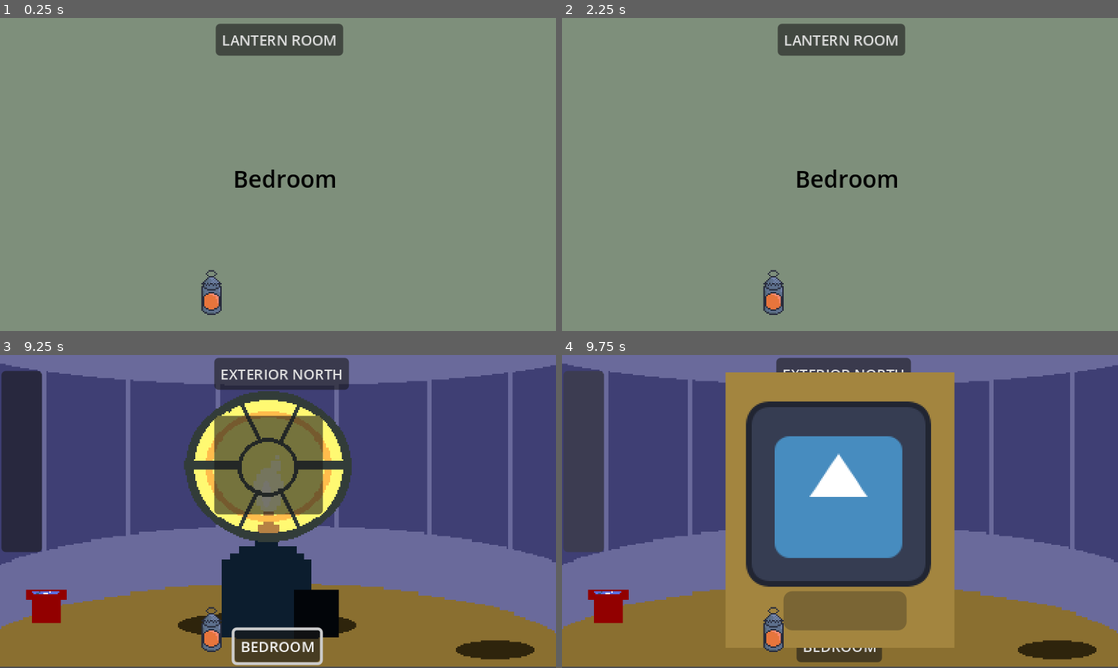
Above: before the commit, frames 1-4 (two rows, left to right).
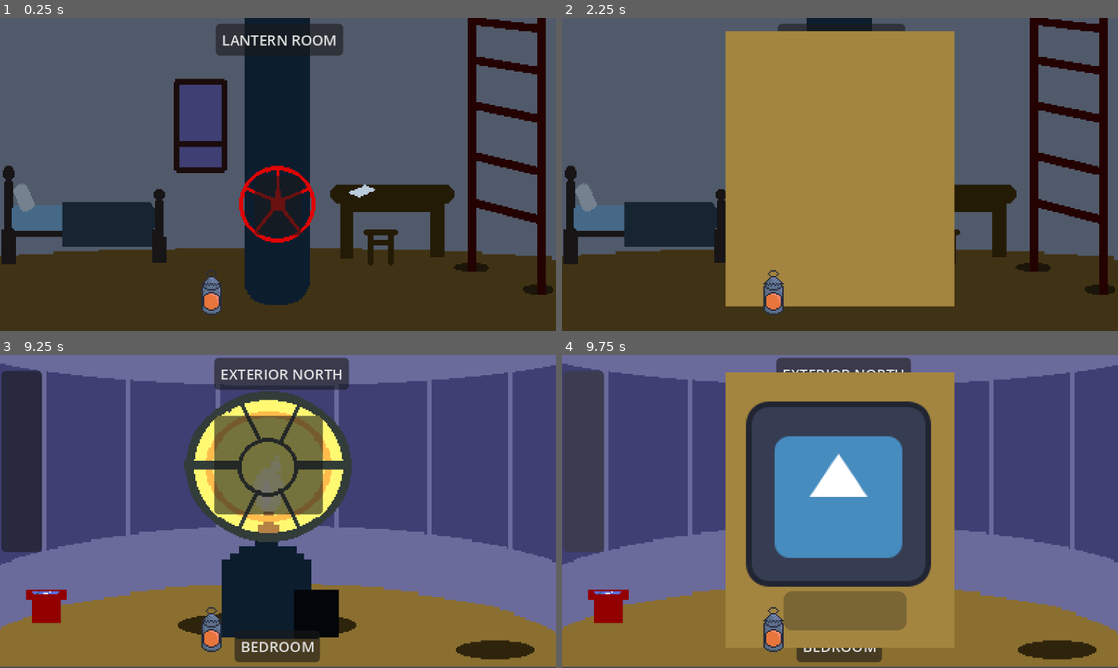
Above: after the commit, the same moments.

Repository: DerangedPalmito/Gamejam-Plus-26
Game: Godot game, scene res://scenes/Rooms/Devroom.tscn
Two runs of this game, one before a commit and one after it. Both use one fixed random seed, a clock stepped at 60 frames per second and the inputs below. The engine's default icon, where the game draws it, is replaced by a stand-in: a white triangle on a blue panel in a dark square.
Inputs (mouse positions are in pixels of both pictures, inside the frame that each line leads up to):
- Up to frame 1 (0.25 s): no input
- Up to frame 2 (2.25 s): click "LANTERN ROOM" at 0.5 s; click "BEDROOM" at 1.25 s; click (840, 205) at 2.02 s
- Up to frame 3 (9.25 s): tap Enter at 2.75, 4.25, 5.75 s; move the mouse to (400, 495) at 2.77 s; hold Right (ui_right) 2.78-3.5 s; click (400, 495) at 2.92 s; tap Space at 3.5, 5, 6.5 s; drag from (166, 527) to (400, 495) at 3.52 s; move the mouse to (333, 442) at 4.27 s; hold Right (ui_right) 4.28-5 s; click (333, 442) at 4.42 s; drag from (250, 574) to (111, 464) at 5.02 s; move the mouse to (444, 558) at 5.77 s; hold Left (ui_left) 5.78-6.5 s; click (444, 558) at 5.92 s; drag from (111, 464) to (444, 558) at 6.52 s; move the mouse to (305, 511) at 7.27 s; hold Down (ui_down) 7.28-8 s; click (305, 511) at 7.42 s; drag from (194, 433) to (166, 527) at 8.02 s; move the mouse to (400, 495) at 8.77 s; hold Up (ui_up) from 8.78 s (still down); click (400, 495) at 8.92 s
- Up to frame 4 (9.75 s): release Up (ui_up) at 9.5 s; click (584, 461) at 9.5 s

The runs differ from the first frame. In frame 1, 98% of the frame differs, in the area x 0-100%, y 0-100%; in frame 2, 99%; in frame 3, 0.5%; in frame 4, nothing differs.

Commit message:
feat: refeito as alterações de forma limpa

Diff:
--- a/scenes/Rooms/Devroom.tscn
+++ b/scenes/Rooms/Devroom.tscn
@@ -11,8 +11,11 @@
 [ext_resource type="Script" uid="uid://dklcalsk41kh5" path="res://scripts/Tasks/CleaningWindow/CleaningWindowTask.gd" id="8_myhuw"]
 [ext_resource type="Texture2D" uid="uid://co2qj3a0haj0e" path="res://icon.svg" id="9_xgmbl"]
 [ext_resource type="Texture2D" uid="uid://4aivai1bwkds" path="res://assets/Lantern GUI.png" id="11_dj1t2"]
+[ext_resource type="Script" uid="uid://ctwpffx3wt3vs" path="res://scripts/Tasks/CleaningGlassTask/CleaningGlassTask.gd" id="11_s74vj"]
 [ext_resource type="Texture2D" uid="uid://b77cnpk5uae4b" path="res://assets/LanternOn GUI.png" id="12_0ibmk"]
+[ext_resource type="Texture2D" uid="uid://xnjbveid27gu" path="res://assets/sprites/Rooms/Bedroom/Bedroom.png" id="12_k3oqt"]
 [ext_resource type="Script" uid="uid://ms6ua2drjd7f" path="res://scripts/lantern.gd" id="13_eb0sy"]
+[ext_resource type="Script" uid="uid://djyeh5ks8uyqn" path="res://scripts/Tasks/OpenValveTask/OpenValveTask.gd" id="13_ktxcu"]
 [ext_resource type="Script" uid="uid://bjcncmm7wk8iv" path="res://scripts/hallucination.gd" id="14_7q58c"]
 
 [sub_resource type="Gradient" id="Gradient_ktfow"]
@@ -236,7 +239,6 @@
 offset_bottom = -188.0
 
 [node name="CleaningWindowTask" type="Control" parent="Rooms/LanternRoom" unique_id=5248908]
-visible = false
 layout_mode = 3
 anchors_preset = 0
 script = ExtResource("8_myhuw")
@@ -281,53 +283,88 @@
 position = Vector2(0, -216)
 
 [node name="CleaningGlassTask" type="Control" parent="Rooms/LanternRoom" unique_id=2048878027]
+layout_mode = 3
+anchors_preset = 0
+offset_right = 40.0
+offset_bottom = 40.0
+script = ExtResource("11_s74vj")
+
+[node name="Fundo2" type="ColorRect" parent="Rooms/LanternRoom/CleaningGlassTask" unique_id=974194799]
+z_index = 1
+layout_mode = 0
+offset_left = -79.0
+offset_top = -312.0
+offset_right = 79.0
+offset_bottom = -122.0
+color = Color(0.87345153, 0.0005072981, 0.853504, 1)
+
+[node name="Area2D" type="Area2D" parent="Rooms/LanternRoom/CleaningGlassTask/Fundo2" unique_id=864776816]
+z_index = 1
+
+[node name="CollisionShape2D" type="CollisionShape2D" parent="Rooms/LanternRoom/CleaningGlassTask/Fundo2/Area2D" unique_id=478835406]
+z_index = 2
+position = Vector2(79.5, 83)
+shape = SubResource("RectangleShape2D_caeip")
+
+[node name="DirtyOverlay" type="TextureRect" parent="Rooms/LanternRoom/CleaningGlassTask" unique_id=2858987]
+z_index = 1
+layout_mode = 0
+offset_left = -65.0
+offset_top = -288.0
+offset_right = 63.0
+offset_bottom = -160.0
+texture = ExtResource("9_xgmbl")
+
+[node name="ProgressBar" type="ProgressBar" parent="Rooms/LanternRoom/CleaningGlassTask" unique_id=286171853]
+z_index = 1
+layout_mode = 0
+offset_left = -69.0
+offset_top = -152.0
+offset_right = 72.0
+offset_bottom = -125.0
+show_percentage = false
+
+[node name="CleaningGlassTask1" type="Button" parent="Rooms/LanternRoom" unique_id=1370081779]
+offset_left = -44.0
+offset_top = -282.0
+offset_right = 31.0
+offset_bottom = -214.0
+
+[node name="Bedroom" type="Node2D" parent="Rooms" unique_id=1237759687]
+script = ExtResource("1_6a4om")
+
+[node name="Background" type="Sprite2D" parent="Rooms/Bedroom" unique_id=1955479987]
+texture = ExtResource("12_k3oqt")
+
+[node name="OpenValveTask" type="Control" parent="Rooms/Bedroom" unique_id=1653108030]
 visible = false
 layout_mode = 3
 anchors_preset = 0
 offset_right = 40.0
 offset_bottom = 40.0
-
-[node name="Fundo" type="ColorRect" parent="Rooms/LanternRoom/CleaningGlassTask" unique_id=974194799]
+script = ExtResource("13_ktxcu")
+
+[node name="Fundo" type="ColorRect" parent="Rooms/Bedroom/OpenValveTask" unique_id=1014047659]
 z_index = 1
 layout_mode = 0
 offset_left = -79.0
-offset_top = -312.0
+offset_top = -99.0
 offset_right = 79.0
-offset_bottom = -122.0
+offset_bottom = 91.0
 color = Color(0.63800716, 0.5222067, 0.24833402, 1)
 
-[node name="Area2D" type="Area2D" parent="Rooms/LanternRoom/CleaningGlassTask/Fundo" unique_id=864776816]
-z_index = 1
-
-[node name="CollisionShape2D" type="CollisionShape2D" parent="Rooms/LanternRoom/CleaningGlassTask/Fundo/Area2D" unique_id=478835406]
+[node name="Area2D" type="Area2D" parent="Rooms/Bedroom/OpenValveTask/Fundo" unique_id=836691586]
+z_index = 1
+
+[node name="CollisionShape2D" type="CollisionShape2D" parent="Rooms/Bedroom/OpenValveTask/Fundo/Area2D" unique_id=834612505]
 z_index = 2
 position = Vector2(79.5, 83)
 shape = SubResource("RectangleShape2D_caeip")
 
-[node name="CleaningGlassTask1" type="Button" parent="Rooms/LanternRoom" unique_id=1370081779]
-offset_left = -44.0
-offset_top = -282.0
-offset_right = 31.0
-offset_bottom = -214.0
-
-[node name="Bedroom" type="Node2D" parent="Rooms" unique_id=1237759687]
-script = ExtResource("1_6a4om")
-
-[node name="Bedroom" type="ColorRect" parent="Rooms/Bedroom" unique_id=90638975]
-offset_left = -192.0
-offset_top = -108.0
-offset_right = 192.0
-offset_bottom = 108.0
-color = Color(0.49594545, 0.5590279, 0.4825552, 1)
-
-[node name="Label" type="Label" parent="Rooms/Bedroom/Bedroom" unique_id=1814223750]
-layout_mode = 0
-offset_left = 161.0
-offset_top = 99.0
-offset_right = 267.0
-offset_bottom = 122.0
-theme_override_colors/font_color = Color(0, 0, 0, 1)
-text = "Bedroom"
+[node name="TextureProgressBar" type="TextureProgressBar" parent="Rooms/Bedroom/OpenValveTask" unique_id=178312567]
+layout_mode = 0
+offset_right = 40.0
+offset_bottom = 40.0
 
 [node name="LanternRoom" type="Button" parent="Rooms/Bedroom" unique_id=446857915]
 offset_left = -43.0
@@ -338,6 +375,12 @@
 text = "LANTERN ROOM"
 
 [node name="BedroomAnchor" type="Marker2D" parent="Rooms/Bedroom" unique_id=1238267417]
+
+[node name="OpenValveTaskButton" type="Button" parent="Rooms/Bedroom" unique_id=2138966287]
+offset_left = -16.0
+offset_top = 1.0
+offset_right = 16.0
+offset_bottom = 42.0
 
 [node name="Node2D" type="Node2D" parent="." unique_id=1358985023]
 
@@ -386,5 +429,7 @@
 [connection signal="pressed" from="Rooms/LanternRoom/ExteriorN" to="Rooms/LanternRoom" method="_on_exterior_n_pressed"]
 [connection signal="pressed" from="Rooms/LanternRoom/Bedroom" to="Rooms/LanternRoom" method="_on_bedroom_pressed"]
 [connection signal="pressed" from="Rooms/LanternRoom/CleaningWindowTask1" to="Rooms/LanternRoom" method="_on_cleaning_window_task_1_pressed"]
-[connection signal="pressed" from="Rooms/Bedroom/LanternRoom" to="Rooms/Bedroom" method="_on_button_pressed"]
+[connection signal="pressed" from="Rooms/LanternRoom/CleaningGlassTask1" to="Rooms/LanternRoom" method="_on_cleaning_glass_task_1_pressed"]
+[connection signal="pressed" from="Rooms/Bedroom/LanternRoom" to="Rooms/Bedroom" method="_on_lantern_room_pressed"]
+[connection signal="pressed" from="Rooms/Bedroom/OpenValveTaskButton" to="Rooms/Bedroom" method="_on_open_valve_task_button_pressed"]
 [connection signal="toggled" from="UI/CanvasLayer/TextureButton" to="Lantern" method="_on_texture_button_toggled"]
--- a/scripts/Rooms/Bedroom.gd
+++ b/scripts/Rooms/Bedroom.gd
@@ -1,14 +1,19 @@
 class_name Bedroom
 extends Node2D
-@onready var screen_fade: ColorRect = $"../../UI/ScreenFade"
 @onready var game_camera: Camera2D = $"../../GameCamera"
+@onready var fundo: ColorRect = $OpenValveTask/Fundo
 
 func _ready() -> void:
-	pass
+	fundo.hide()
 
 func _process(delta: float) -> void:
 	pass
 
-func _on_button_pressed() -> void:
-	#game_camera.global_position = Vector2(1280, 720)
+func _on_open_valve_task_button_pressed() -> void:
+	var task_popup = $OpenValveTask
+	task_popup.visible = true
+	task_popup.is_task_active = true
+	fundo.show()
+
+func _on_lantern_room_pressed() -> void:
 	game_camera.global_position = $"../LanternRoom/LanternRoomAnchor".global_position
--- a/scripts/Rooms/LanternRoom.gd
+++ b/scripts/Rooms/LanternRoom.gd
@@ -1,12 +1,14 @@
 class_name LanternRoom
 extends Node2D
 @onready var game_camera: Camera2D = $"../../GameCamera"
+@onready var fundo_2: ColorRect = $CleaningGlassTask/Fundo2
 @onready var fundo: ColorRect = $CleaningWindowTask/Fundo
-@onready var bedroom: Button = $Bedroom
 @onready var cleaning_window_task: Control = $CleaningWindowTask
+@onready var cleaning_glass_task: Control = $CleaningGlassTask
 
 func _ready() -> void:
 	fundo.hide()
+	fundo_2.hide()
 func _process(delta: float) -> void:
 	pass
 
@@ -21,4 +23,9 @@
 	task_popup.visible = true
 	task_popup.is_task_active = true
 	fundo.show()
-	bedroom.disabled
+
+func _on_cleaning_glass_task_1_pressed() -> void:
+	var task_popup = $CleaningGlassTask
+	task_popup.visible = true
+	task_popup.is_task_active = true
+	fundo_2.show()
--- /dev/null
+++ b/scripts/Tasks/CleaningGlassTask/CleaningGlassTask.gd
@@ -0,0 +1,58 @@
+extends Control
+
+signal task_finished
+
+var current_progress: float = 0.0
+var is_task_active: bool = false
+var is_cleaning: bool = false
+@export var cleaning_speed: float = 1.5
+@onready var dirty_overlay: TextureRect = $DirtyOverlay
+@onready var progress_bar: ProgressBar = $ProgressBar
+
+func _ready() -> void:
+	visible = false
+	dirty_overlay.modulate.a = 1.0
+	if progress_bar:
+		progress_bar.value = 0.0
+
+func _unhandled_input(event: InputEvent) -> void:
+	if not visible or not is_task_active:
+		return
+
+	if event is InputEventMouseButton and event.button_index == MOUSE_BUTTON_LEFT:
+		is_cleaning = event.pressed
+
+	if is_cleaning and event is InputEventMouseMotion:
+		add_progress(event.relative.length() * cleaning_speed * 0.05)
+
+func add_progress(amount: float) -> void:
+	if current_progress >= 100.0:
+		return
+
+	current_progress += amount
+	current_progress = clamp(current_progress, 0.0, 100.0)
+
+	if progress_bar:
+		progress_bar.value = current_progress
+
+	dirty_overlay.modulate.a = 1.0 - (current_progress / 100.0)
+
+	if current_progress >= 100.0:
+		finish_task()
+
+func start_task() -> void:
+	current_progress = 0.0
+	is_cleaning = false
+	is_task_active = true
+
+	dirty_overlay.modulate.a = 1.0
+	if progress_bar:
+		progress_bar.value = 0.0
+	visible = true
+
+func finish_task() -> void:
+	is_task_active = false
+	current_progress = 0.0
+	visible = false
+	is_cleaning = false
+	task_finished.emit()
--- /dev/null
+++ b/scripts/Tasks/OpenValveTask/OpenValveTask.gd
@@ -0,0 +1,47 @@
+extends Control
+
+signal task_finished
+
+@onready var texture_progress_bar: TextureProgressBar = $TextureProgressBar
+
+var is_dragging: bool = false
+var is_task_active: bool = false
+
+func _ready() -> void:
+	visible = false
+	texture_progress_bar.value = 0.0
+
+func _unhandled_input(event: InputEvent) -> void:
+	if not visible:
+		return
+
+	if event is InputEventMouseButton and event.button_index == MOUSE_BUTTON_LEFT:
+		if event.pressed:
+			var center = texture_progress_bar.global_position + (texture_progress_bar.size / 2.0)
+			if get_global_mouse_position().distance_to(center) < 120.0: # Ajuste o raio conforme o tamanho
+				is_dragging = true
+		else:
+			is_dragging = false
+
+	if is_dragging and event is InputEventMouseMotion:
+		calculate_valve_angle()
+
+func calculate_valve_angle() -> void:
+	var center = texture_progress_bar.global_position + (texture_progress_bar.size / 2.0)
+	var mouse_pos = get_global_mouse_position()
+
+	var angle_rad = (mouse_pos - center).angle()
+
+	var angle_deg = rad_to_deg(angle_rad) + 180.0
+
+	var progress_value = (angle_deg / 360.0) * 100.0
+	texture_progress_bar.value = progress_value
+
+	if texture_progress_bar.value >= 99.0:
+		finish_task()
+
+func finish_task() -> void:
+	is_dragging = false
+	visible = false
+	print("Válvula totalmente girada!")
+	task_finished.emit()
Binary file added: assets/sprites/Rooms/Bedroom/Bedroom.png
Not shown, added: assets/sprites/Rooms/Bedroom/Bedroom.png.import
Not shown, added: scripts/Tasks/CleaningGlassTask/CleaningGlassTask.gd.uid
Not shown, added: scripts/Tasks/OpenValveTask/OpenValveTask.gd.uid
